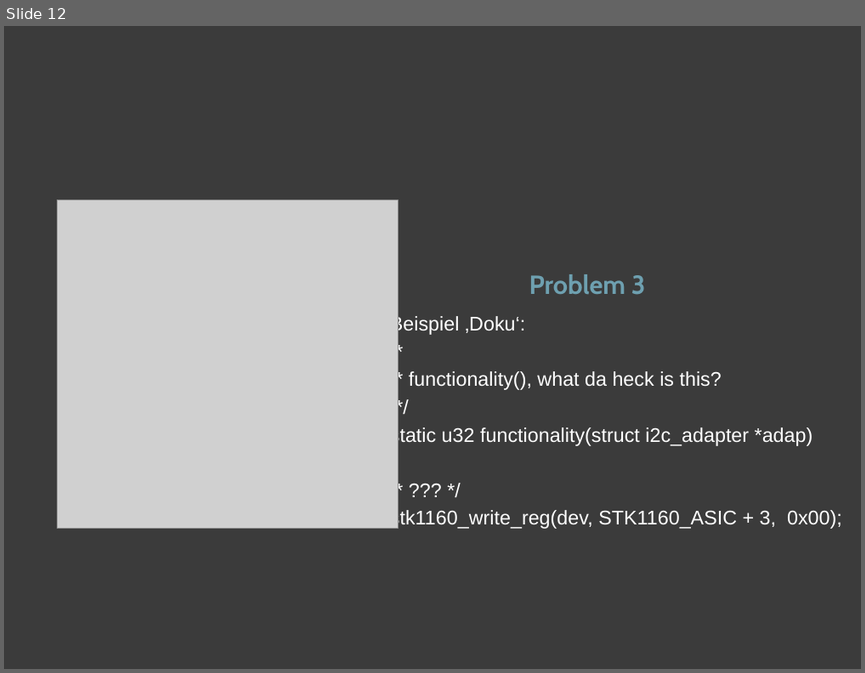
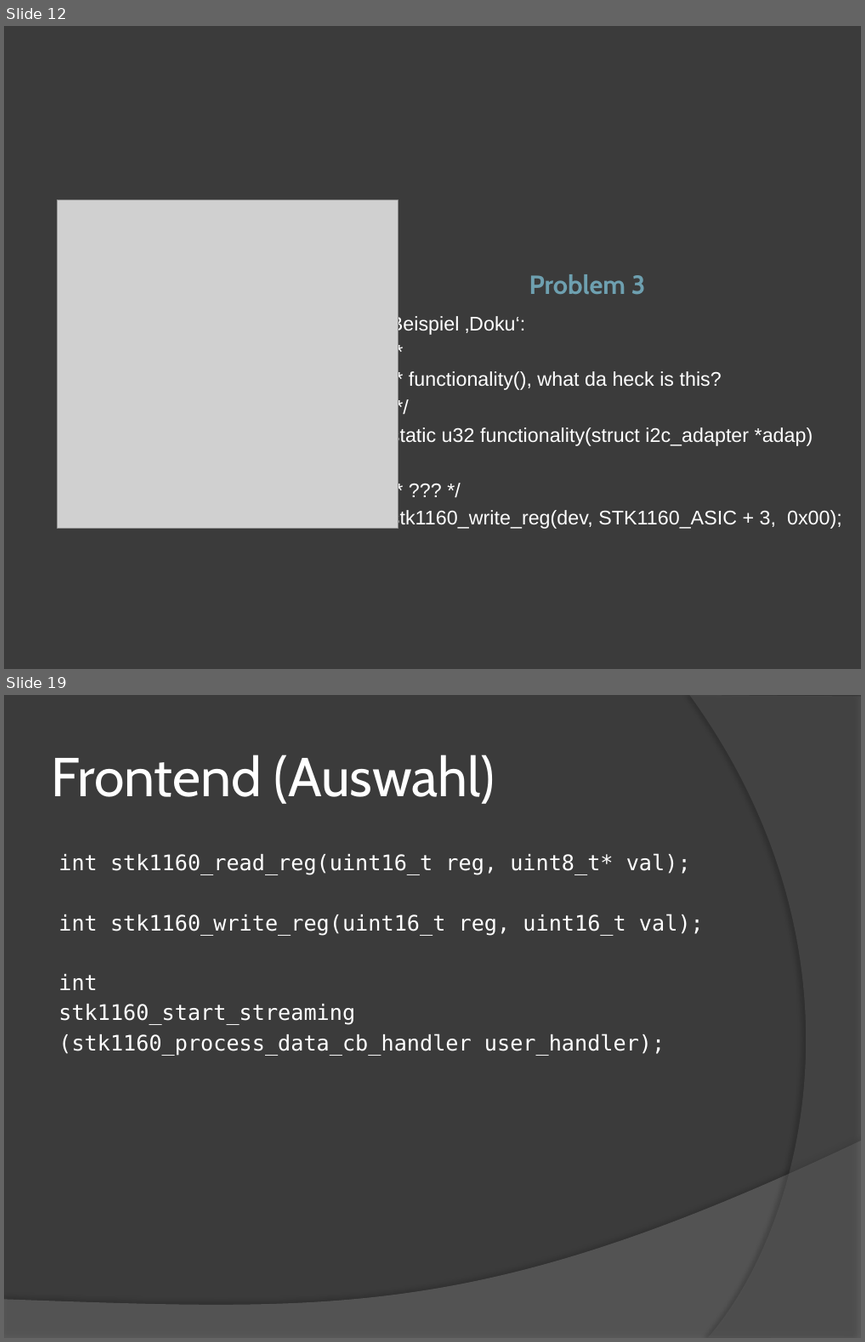
Before and after one commit to swp2013riot/riot-cam-driver, a slide deck: Abschlusspraesentation.pptx. Shown one above the other, each under a label of ours: slide 12 before the commit, slides 12 and 19 after it; the slides between them are not shown. The pictures are 865x673 and 865x1342 pixels, drawn with LibreOffice and Linux fonts; fonts in the diff are those of the drawing; grey boxes stand for pictures. Boxes give left, top, right and bottom in pixels: in the first picture for what was removed or moved away, otherwise in the second. Text is boxed around its words. In the diff, an @@ line names an element or a change of style, - is before the commit and + after.

```diff
--- a/Abschlusspraesentation.pptx
+++ b/Abschlusspraesentation.pptx
@@ slide 19 added at [4, 695, 861, 1338], background #3B3B3B @@
@@ freeform shape added at [689, 695, 861, 1338], fill #5E5E5E at 40% opacity @@
@@ title added at [51, 755, 494, 804], 46 pt, text #FFFFFF @@
+Frontend (Auswahl)
@@ text added at [58, 853, 704, 1055], 18 pt, text #FFFFFF @@
+int stk1160_read_reg(uint16_t reg, uint8_t* val);
+int stk1160_write_reg(uint16_t reg, uint16_t val);
+int
+stk1160_start_streaming
+(stk1160_process_data_cb_handler user_handler);
@@ freeform shape added at [4, 1140, 861, 1338], fill #7F7F7F at 45% opacity @@
```
Also in this commit, not shown: 7 other slides added.
